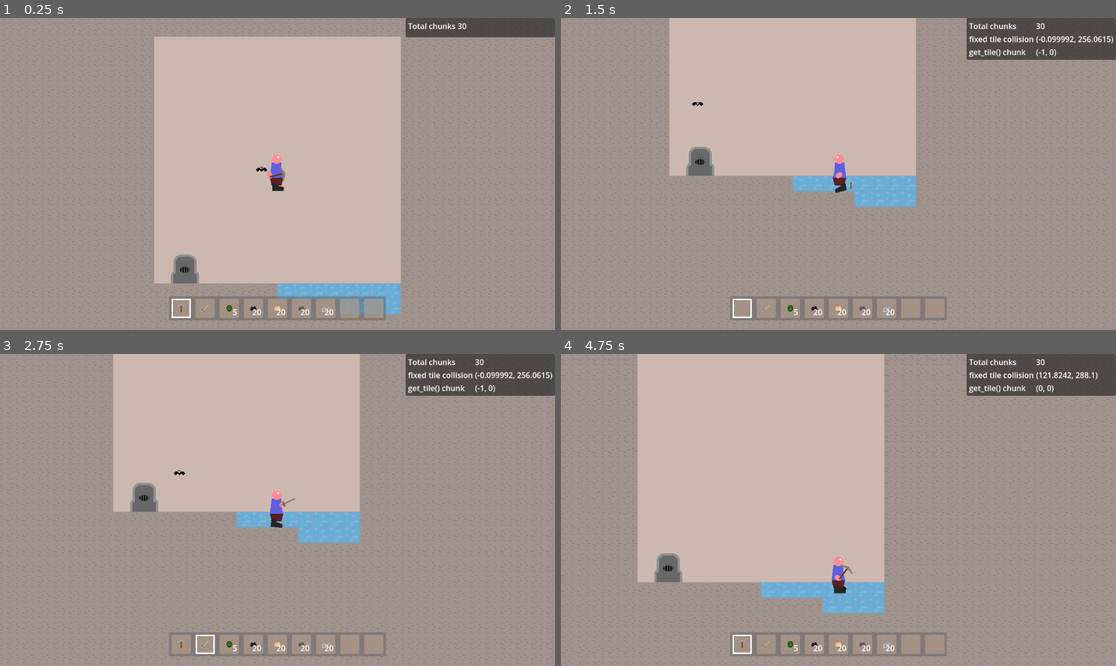
Above: before the commit, frames 1-4 (two rows, left to right).
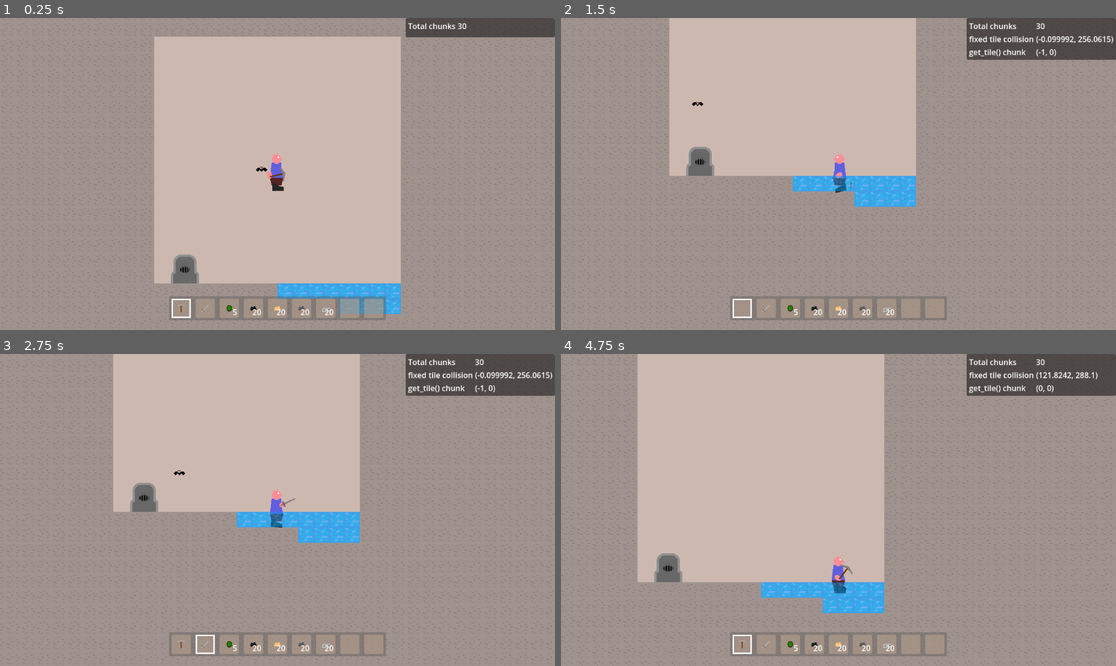
Above: after the commit, the same moments.

Repository: Griiimon/2D-Mining-Sandbox
Game: Godot game, scene res://scenes/test_game.tscn
The game is run twice, just before and just after one commit, with the same random seed, the same clock (stepped at 60 frames per second) and the same inputs. The engine's default icon, where the game draws it, is replaced by a stand-in: a white triangle on a blue panel in a dark square.
Inputs (mouse positions are in pixels of both pictures, inside the frame that each line leads up to):
- Up to frame 1 (0.25 s): no input
- Up to frame 2 (1.5 s): move the mouse to (960, 158) at 0.52 s; hold D (right) from 0.53 s (still down); tap X (drop_item) at 0.6 s; click (960, 158) at 0.67 s; tap Up (jump) at 0.77 s; move the mouse to (727, 189) at 1.27 s; tap F (interact) at 1.35 s
- Up to frame 3 (2.75 s): tap Up (jump) at 1.52 s; move the mouse to (333, 441) at 2.02 s; release D (right) at 2.03 s; hold A (left) from 2.03 s (still down); tap E (next_hotbar_item) at 2.1 s
- Up to frame 4 (4.75 s): move the mouse to (810, 572) at 2.77 s; release A (left) at 2.78 s; hold D (right) 2.78-4.28 s; tap Q (previous_hotbar_item) at 2.85 s; click (810, 572) at 2.92 s; tap Up (jump) at 3.02, 3.77, 4.52 s; move the mouse to (1005, 556) at 3.52 s; tap K (toggle_free_cam) at 3.6 s; move the mouse to (672, 463) at 4.27 s; hold A (left) from 4.28 s (still down); tap X (drop_item) at 4.35 s

The runs differ from the first frame. In frame 1, 1.3% of the frame differs, in the area x 49-73%, y 85-95%; in frame 2, 1.7%; in frame 3, 1.7%; in frame 4, 1.7%, in the area x 36-59%, y 73-84%.

Commit message:
Update water_block.tres

Diff:
--- a/resources/blocks/water_block.tres
+++ b/resources/blocks/water_block.tres
@@ -15,3 +15,4 @@
 other_tool_penalty = 4.0
 other_tool_produces_drops = false
 is_air = false
+is_fluid = true
